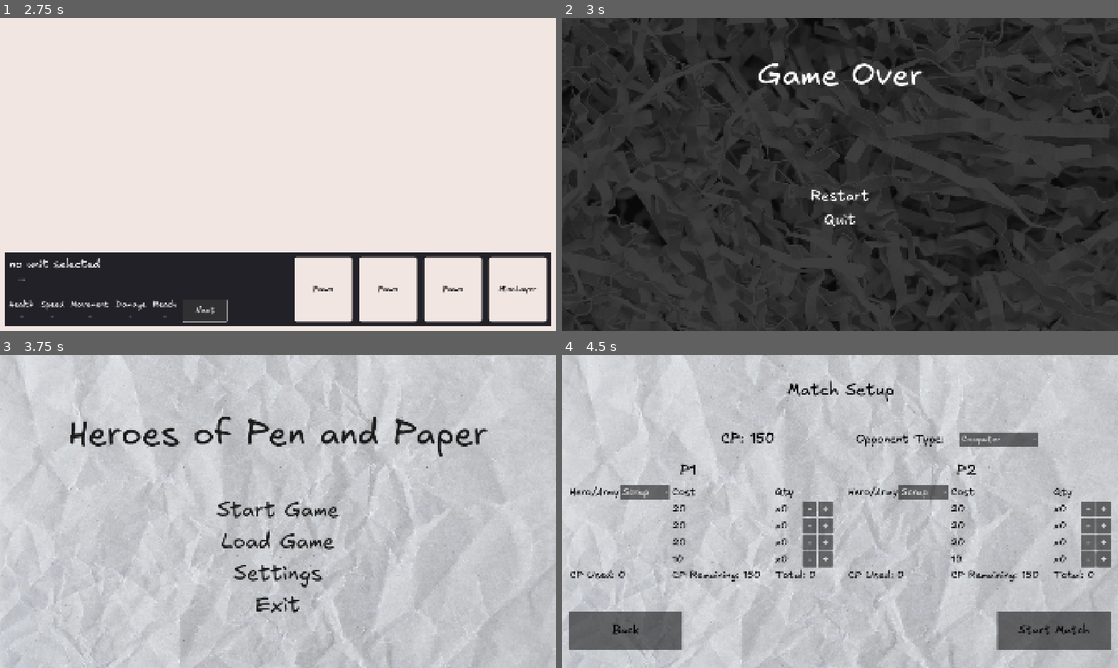
Above: before the commit, frames 1-4 (two rows, left to right).
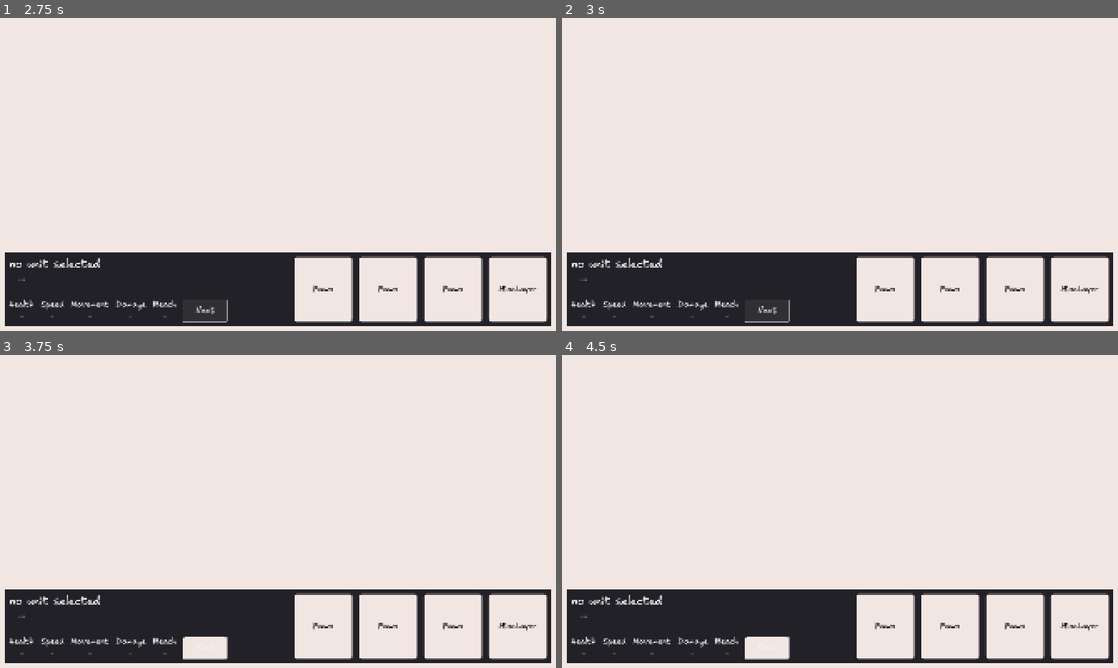
Above: after the commit, the same moments.

Repository: stvnnfrl/Portfolio
Game: Godot game, scene res://screens/main_menu/main_menu.tscn
Same seed, same stepped clock (60 frames per second), same inputs: the game is played once before the commit and once after it. The engine's default icon, where the game draws it, is replaced by a stand-in: a white triangle on a blue panel in a dark square.
Inputs (mouse positions are in pixels of both pictures, inside the frame that each line leads up to):
- Up to frame 1 (2.75 s): click "Start Game" at 0.5 s; click "Start Match" at 1.25 s; click "Next" at 2 s
- Up to frame 2 (3 s): click "Next" at 2.75 s
- Up to frame 3 (3.75 s): click (278, 533) at 3.5 s, where only the run before the commit has a clickable "Restart"
- Up to frame 4 (4.5 s): click (840, 511) at 4.25 s, where only the run before the commit has a clickable "Start Game"

Frame 1 is identical in both runs. In frame 2, 90% of the frame differs, in the area x 0-100%, y 0-100%; in frame 3, 98%; in frame 4, 98%.
Error after the commit: Invalid call. Nonexistent function 'init' in base 'Node'. (res://autoloads/scene_manager.gd:26)

Commit message:
added transition from pregame to battlefield

Diff:
--- a/hpp/autoloads/scene_manager.gd
+++ b/hpp/autoloads/scene_manager.gd
@@ -22,11 +22,13 @@
 	tree.root.add_child(pregame)
 
 func load_battlefield(hero1: Hero, units1: Array[Unit], hero2: Hero, units2: Array[Unit]):
+	var battlefield_scene = battlefield.instantiate()
+	battlefield_scene.init(hero1, units1, hero2, units2)
+
 	var tree = get_tree()
 	tree.unload_current_scene()
-	tree.current_scene = battlefield.instantiate()
-	tree.current_scene.init(hero1, units1, hero2, units2)
-	tree.root.add_child(tree.current_scene)
+	tree.call_deferred("set_current_scene", battlefield_scene)
+	tree.root.add_child(battlefield_scene)
 
 func load_game_over():
 	get_tree().change_scene_to_file(ending_screen_path)
--- a/hpp/screens/battle/pregame/grid.gd
+++ b/hpp/screens/battle/pregame/grid.gd
@@ -3,10 +3,10 @@
 @export var state: Pregame
 @export var cubic_coords: CubicCoords
 
-var placed_units: Dictionary[Vector3i, Node2D]
+var placed_units: Dictionary[Vector3i, Unit]
 
 # indices for the current player - reset when players switch
-var placed_unit_indices: Dictionary[Node2D, int]
+var placed_unit_indices: Dictionary[Unit, int]
 
 func _on_gui_input(event: InputEvent) -> void:
 	if event is not InputEventMouseButton:
@@ -41,8 +41,8 @@
 		clear_callback.call()
 
 		# place a new unit
-		var screen_coordinates = cubic_coords.cubic_to_pos2D(grid_coordinates)
-		var new_unit = create_unit_at(screen_coordinates, selected_unit)
+		var new_unit = create_unit_at(grid_coordinates, selected_unit)
+
 		placed_units[grid_coordinates] = new_unit
 		placed_unit_indices[new_unit] = state.selected_index
 
@@ -73,11 +73,20 @@
 		placed_units.erase(coordinates)
 		unit.queue_free()
 
-func create_unit_at(screen_coordinates: Vector2, unit_type: Unit) -> Node2D:
+func create_unit_at(grid_coordinates: Vector3i, unit_type: Unit) -> Unit:
+	var screen_coordinates = cubic_coords.cubic_to_pos2D(grid_coordinates)
+
 	var new_unit = unit_type.duplicate()
 	new_unit.position = screen_coordinates
+	new_unit.cubic_pos = grid_coordinates
+	new_unit.army_id = state.current_player
 	add_child(new_unit)
+
 	return new_unit
 
-func _on_pregame_units_updated(_units: Array[Unit]) -> void:
-	placed_unit_indices = {}
+func _on_pregame_end_of_turn() -> void:
+	# set the placed units
+	for unit in placed_unit_indices:
+		state.current_player_placed.append(unit)
+
+	placed_unit_indices.clear()
--- a/hpp/screens/battle/pregame/pregame.gd
+++ b/hpp/screens/battle/pregame/pregame.gd
@@ -2,15 +2,15 @@
 
 signal units_updated(units: Array[Unit])
 signal selected_unit_updated(unit: Unit)
+signal end_of_turn
 
-@export var grid: Node
-
-var current_player: int
+var current_player: int = 0
 
 var current_units: Array[Unit]
 var current_unit_counts: Array[int]
 var selected_unit: Unit
 var selected_index: int
+var current_player_placed: Array[Unit]
 
 # store player info so we can hand it back once we're done
 var _hero1: Hero
@@ -19,6 +19,8 @@
 var _units2: Array[Unit]
 var _unit_counts1: Array[int]
 var _unit_counts2: Array[int]
+var _player1_placed: Array[Unit] = []
+var _player2_placed: Array[Unit] = []
 
 func init(hero1: Hero, unit_counts1: Array[int], hero2: Hero, unit_counts2: Array[int]):
 	_hero1 = hero1
@@ -35,9 +37,7 @@
 		_units2.append(unit_scene.instantiate())
 
 	# initialize state
-	current_player = 1
-	change_units_to(_units1)
-	current_unit_counts = _unit_counts1
+	_update_player()
 
 func change_units_to(new_units: Array[Unit]):
 	current_units = new_units
@@ -65,11 +65,20 @@
 func can_refund(index: int) -> Callable:
 	return func(): current_unit_counts[index] += 1
 
+func _update_player() -> void:
+	current_player += 1
+	if current_player == 1:
+		current_player_placed = _player1_placed
+		current_unit_counts = _unit_counts1
+		change_units_to(_units1)
+	elif current_player == 2:
+		current_player_placed = _player2_placed
+		current_unit_counts = _unit_counts2
+		change_units_to(_units2)
+	else:
+		SceneManager.load_battlefield(_hero1, _player1_placed, _hero2, _player2_placed)
+
 # handle next button
 func _on_button_pressed() -> void:
-	if current_player == 1:
-		current_player = 2
-		change_units_to(_units2)
-		current_unit_counts = _unit_counts2
-	else:
-		SceneManager.load_game_over()
+	end_of_turn.emit()
+	_update_player()
--- a/hpp/screens/battle/pregame/pregame.tscn
+++ b/hpp/screens/battle/pregame/pregame.tscn
@@ -202,9 +202,9 @@
 [node name="CursorUnitPreview" type="Node2D" parent="."]
 script = ExtResource("6_5qa4y")
 
+[connection signal="end_of_turn" from="." to="Grid" method="_on_pregame_end_of_turn"]
 [connection signal="selected_unit_updated" from="." to="Main/Padding/Main/Info" method="_on_pregame_selected_unit_updated"]
 [connection signal="selected_unit_updated" from="." to="CursorUnitPreview" method="_on_pregame_selected_unit_updated"]
-[connection signal="units_updated" from="." to="Grid" method="_on_pregame_units_updated"]
 [connection signal="units_updated" from="." to="Main/Padding/Main/UnitSelector" method="_on_pregame_units_updated"]
 [connection signal="gui_input" from="Grid" to="Grid" method="_on_gui_input"]
 [connection signal="pressed" from="Main/Padding/Main/Info/Stats/Button" to="." method="_on_button_pressed"]
